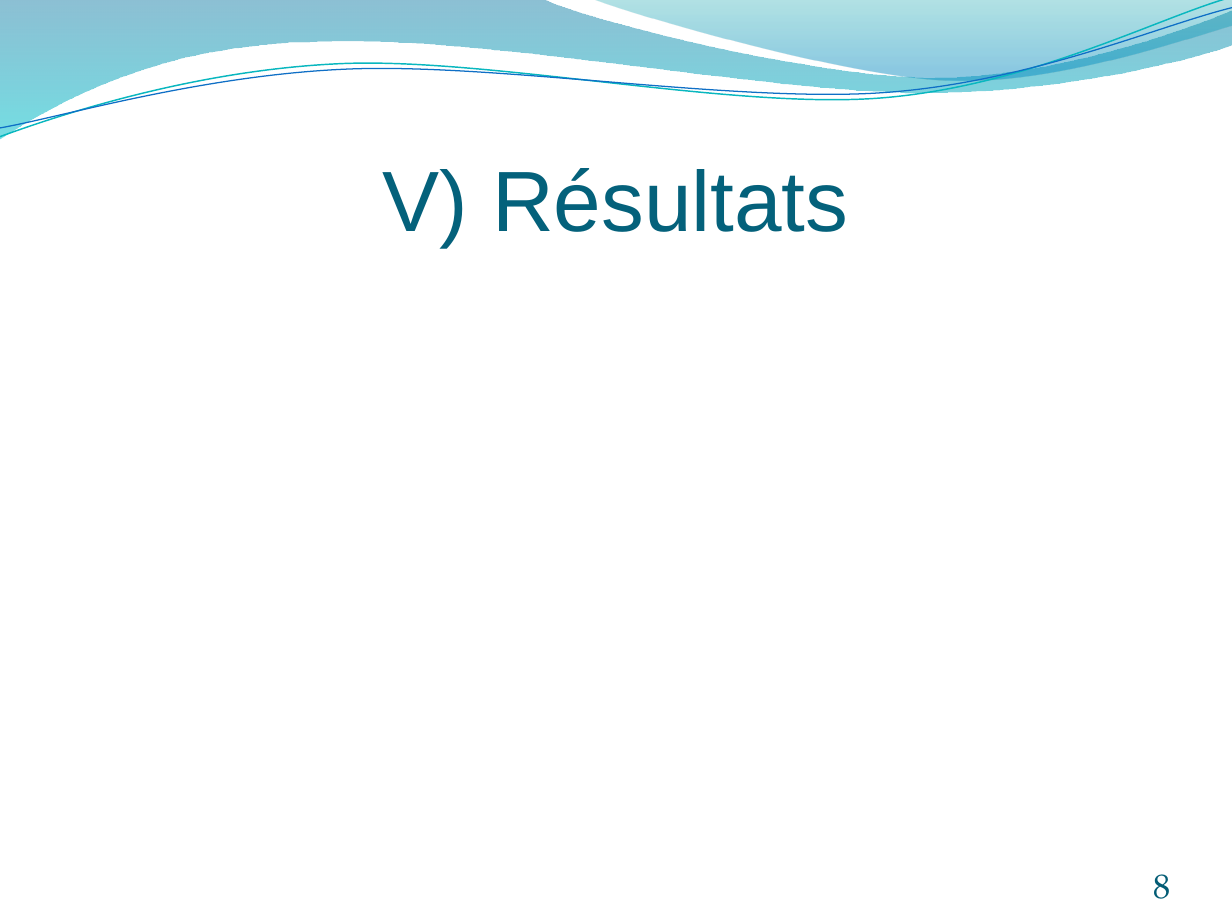
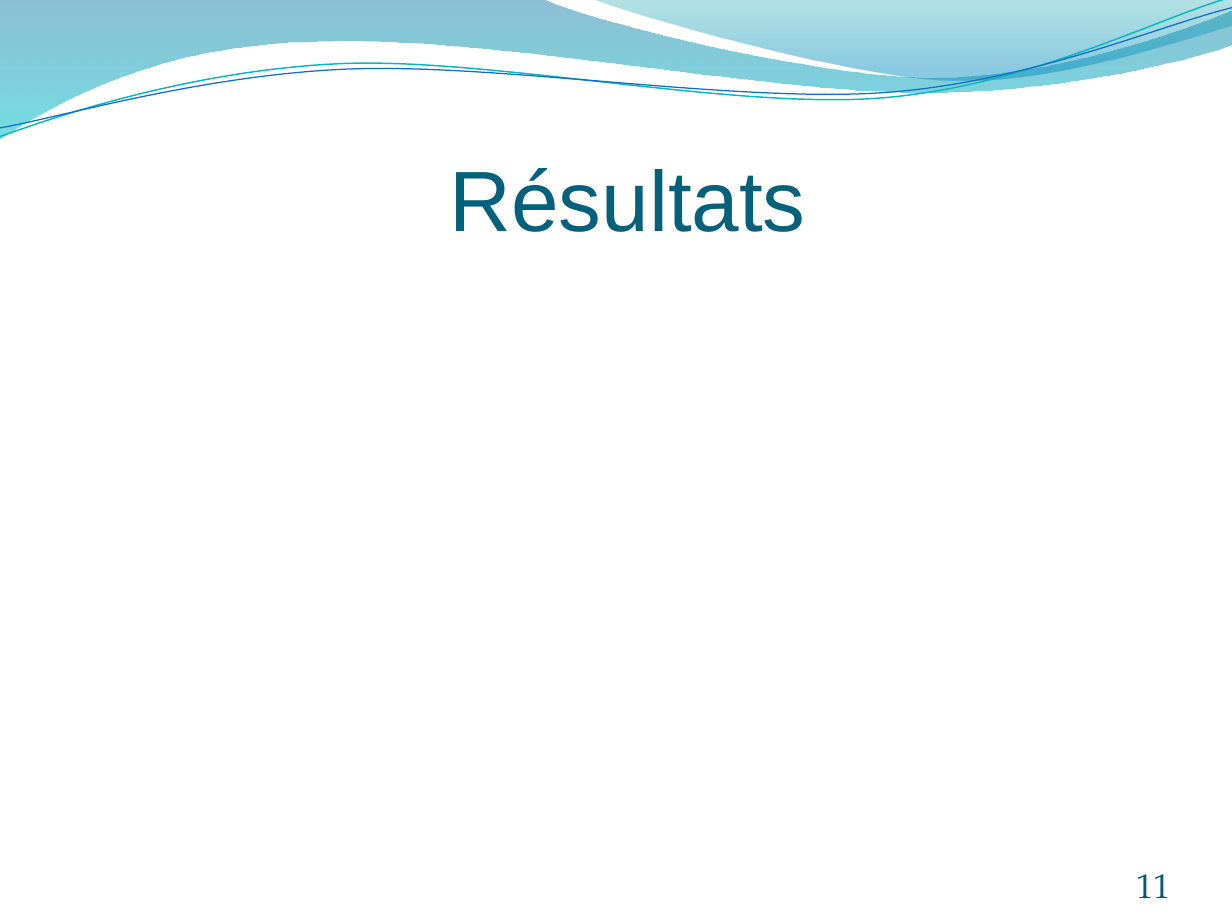
Before and after one commit to rogelja/Projet, a slide deck: slide 11 of PowerPoint/Présentation soutenance.pptx (slide 8 before the commit). Drawn at 1232x924 pixels with LibreOffice and Linux fonts; fonts in the diff are those of the drawing. Boxes give left, top, right and bottom in pixels: in the first picture for what was removed or moved away, otherwise in the second. Text is boxed around its words. In the diff, an @@ line names an element or a change of style, - is before the commit and + after.

```diff
--- a/PowerPoint/Présentation soutenance.pptx
+++ b/PowerPoint/Présentation soutenance.pptx
@@ title at [449, 168, 805, 232]: text changed @@
-V) Résultats
+Résultats
@@ page number at [1136, 874, 1170, 898]: text changed @@
-8
+11
```
Also in this commit, not shown: 5 other slides changed, 6 slides added, 2 slides removed, 5 other files.
